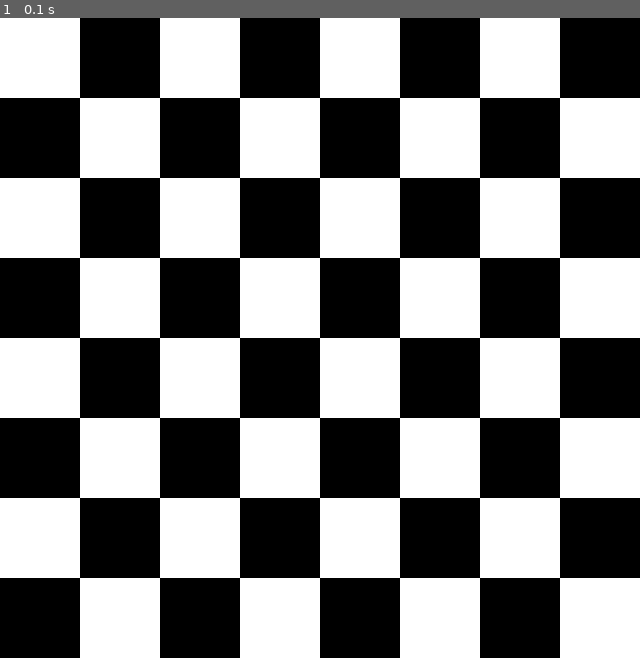
Above: before the commit, frame 1.
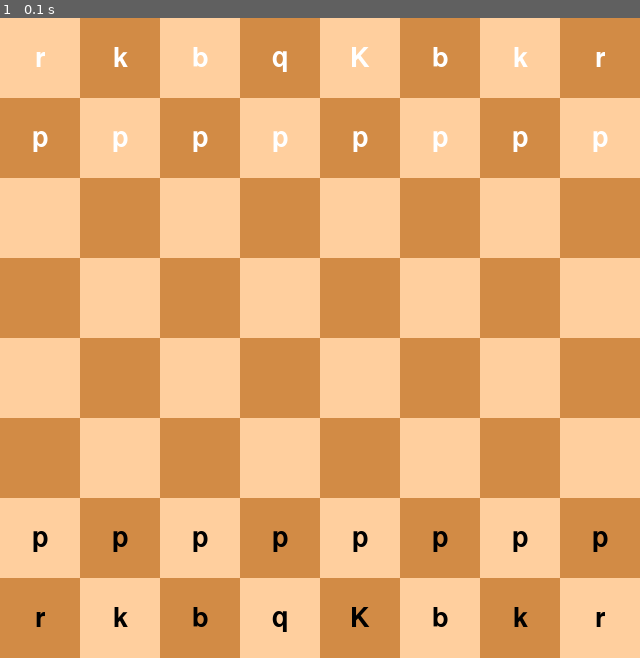
Above: after the commit, the same moment.

Repository: l-huisman/Big-Data-and-AI
Game: pygame game, started from chess/main.py
Two runs of this game, one before a commit and one after it. Both use one fixed random seed, a clock stepped at 60 frames per second and the inputs below.
Inputs:
- Up to frame 1 (0.1 s): no input

The runs differ from the first frame. In frame 1, 100% of the frame differs, in the area x 0-100%, y 0-100%.

Commit message:
Added the draw function

Diff:
--- a/chess/board.py
+++ b/chess/board.py
@@ -57,10 +57,10 @@
         for i in range(8):
             for j in range(8):
                 if (i + j) % 2 == 0:
-                    color = (255, 255, 255)
+                    color = (255, 207, 158)
                 else:
-                    color = (0, 0, 0)
+                    color = (210, 139, 69)
                 pygame.draw.rect(screen, color, (i * 80, j * 80, 80, 80))
                 piece: Piece = self.board[i][j]
                 if piece != "":
-                    piece.draw(screen, 80, j, i)
+                    piece.draw(screen, 80, j, i, piece.piece_type.letter)
--- a/chess/constants.py
+++ b/chess/constants.py
@@ -3,13 +3,18 @@
 
 BOARD_SIZE = 8
 
+
 class PieceType(Enum):
-    KING = 0
-    QUEEN = 1
-    ROOK = 2
-    BISHOP = 3
-    KNIGHT = 4
-    PAWN = 5
+    KING = 0, 'K'
+    QUEEN = 1, 'q'
+    ROOK = 2, 'r'
+    BISHOP = 3, 'b'
+    KNIGHT = 4, 'k'
+    PAWN = 5, 'p'
+
+    def __init__(self, value, letter):
+        self._value_ = value
+        self.letter = letter
 
 
 class Color(Enum):
--- a/chess/pieces/piece.py
+++ b/chess/pieces/piece.py
@@ -20,8 +20,14 @@
         self.x_position = x_position
         self.y_position = y_position
 
-    def draw(self, screen, square_size: int, j: int, i: int):
-        pass
+    def draw(self, screen, square_size: int, y: int, x: int, piece_letter: str):
+        font = pygame.font.Font(None, 40)
+        if self.color == Color.WHITE:
+            text = font.render(piece_letter, 1, (255, 255, 255))
+        else:
+            text = font.render(piece_letter, 1, (0, 0, 0))
+        text_rect = text.get_rect(center=(x * square_size + square_size / 2, y * square_size + square_size / 2))
+        screen.blit(text, text_rect)
 
     def _calulate_horizontals(self, x_increment, y_increment):
         for i in range(1, 8):
Empty file added: tutorials/tim/main.py
